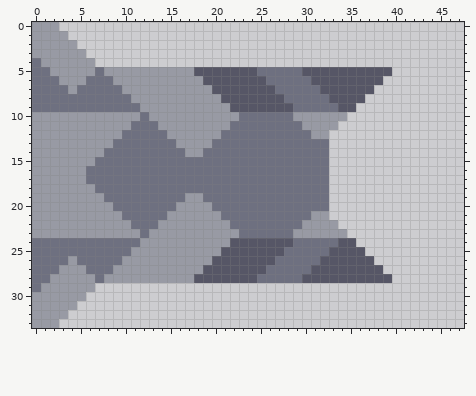
Two states of a pixel-art sprite, sprites/units/opilio-leg.png. Above: the version before the commit.
The file is 48x34 pixels.
After the commit:
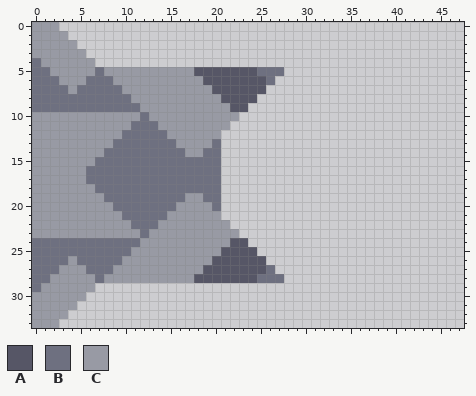
Palette (. is transparent): A #565666  B #6e7080  C #989aa4
The edit:
Colour A is removed in row 5 at x 30 to 39; in row 6 at x 31 to 38; in row 7 at x 26 and 32 to 37; in row 8 at x 25 to 27 and 33 to 36; in row 9 at x 24 to 28 and 34 to 35; in row 24 at x 24 to 28 and 34 to 35.
Colour A is removed in row 25 at x 25 to 27 and 33 to 36; in row 26 at x 26 and 32 to 37; in row 27 at x 31 to 38; in row 28 at x 30 to 39.
Colour B is removed in row 5 at x 28 to 29; in row 6 at x 27 to 30; in row 7 at x 27 to 31; in row 8 at x 28 to 32; in row 9 at x 29 to 33; in row 10 at x 23 to 28.
Colour B is removed in row 11 at x 22 to 29; in row 12 at x 21 to 30; in rows 13 to 20 at x 21 to 32; in row 21 at x 21 to 30; in row 22 at x 22 to 29; in row 23 at x 23 to 28.
Colour B is removed in row 24 at x 29 to 33; in row 25 at x 28 to 32; in row 26 at x 27 to 31; in row 27 at x 27 to 30; in row 28 at x 28 to 29.
Colour C is removed in row 10 at x 29 to 34; in row 11 at x 30 to 33; in row 12 at x 31 to 32; in row 21 at x 31 to 32; in row 22 at x 30 to 33; in row 23 at x 29 to 34.
Changed places in both pictures, as pixel boxes (x1, y1, x2, y2):
erased: (221, 67, 392, 283)
